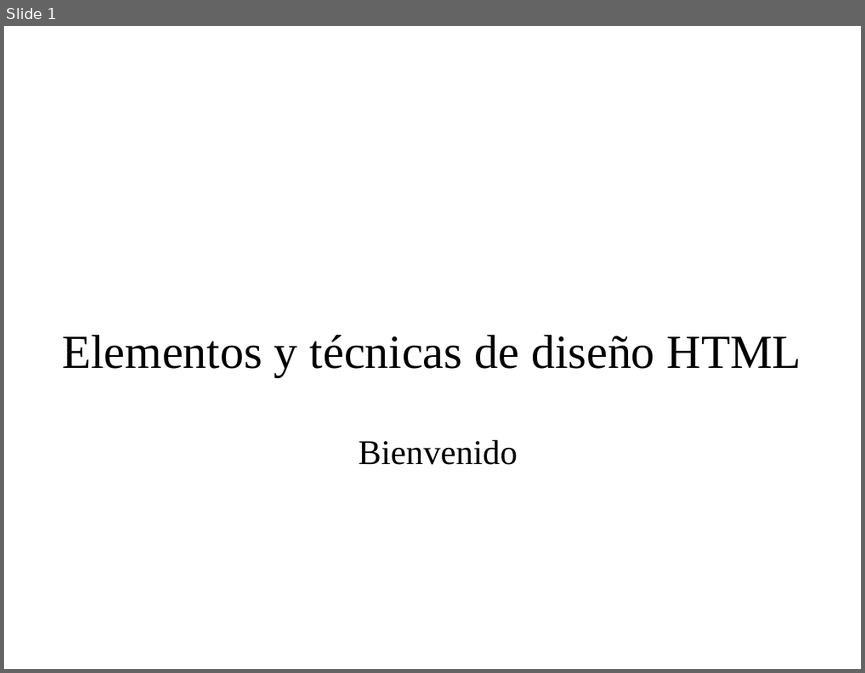
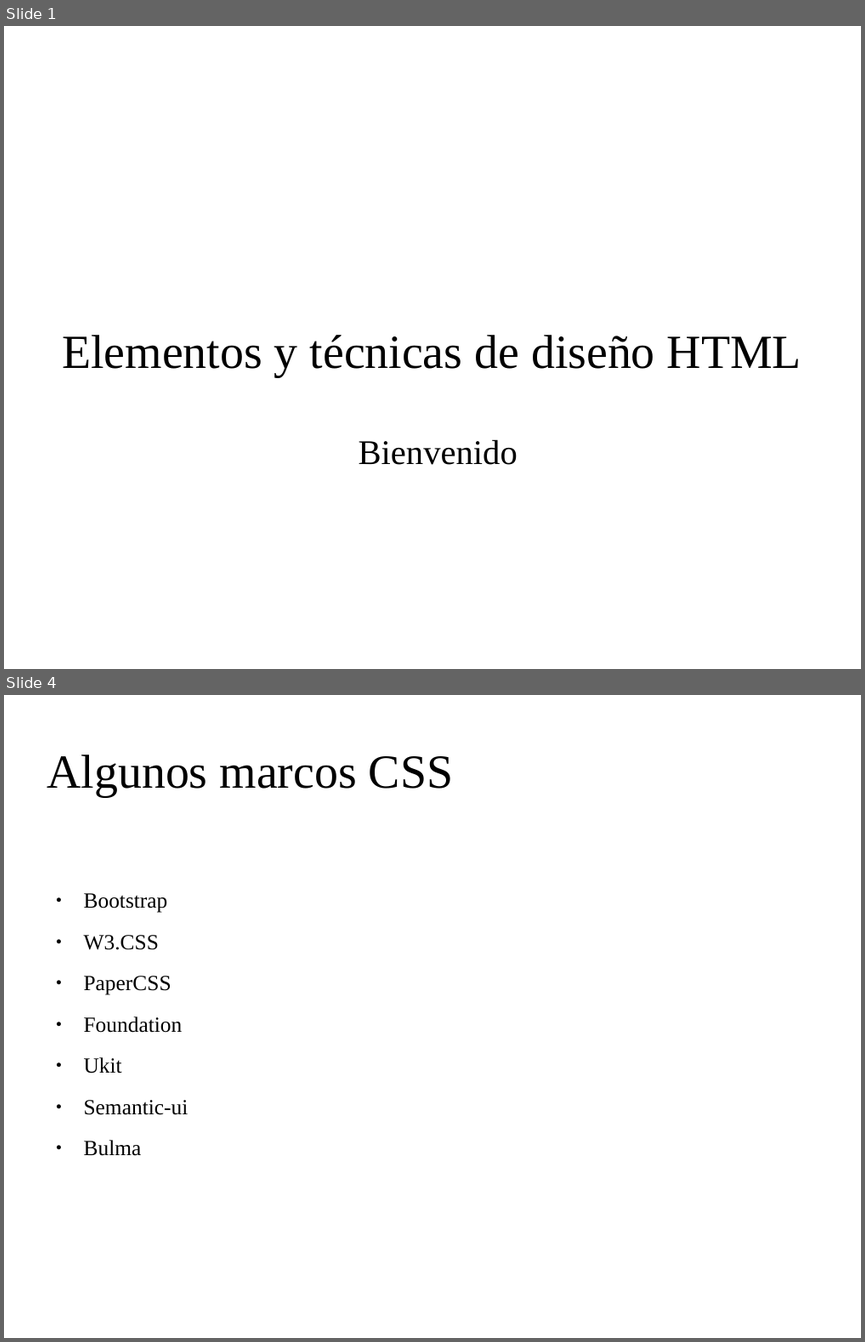
Before and after one commit to codefuncode/Curso-de-HTML-2020, a slide deck: 01-Tutorial-HTML/025-Elementos-y-tecnicas-de-diseno-HTML/025-Elementos-y-tecnicas-de-diseno-HTML.odp. Shown one above the other, each under a label of ours: slide 1 before the commit, slides 1 and 4 after it; the slides between them are not shown. The pictures are 865x673 and 865x1342 pixels, drawn with LibreOffice and Linux fonts; fonts in the diff are those of the drawing; background and template pictures are left out. Boxes give left, top, right and bottom in pixels: in the first picture for what was removed or moved away, otherwise in the second. Text is boxed around its words. In the diff, an @@ line names an element or a change of style, - is before the commit and + after.

```diff
--- a/01-Tutorial-HTML/025-Elementos-y-tecnicas-de-diseno-HTML/025-Elementos-y-tecnicas-de-diseno-HTML.odp
+++ b/01-Tutorial-HTML/025-Elementos-y-tecnicas-de-diseno-HTML/025-Elementos-y-tecnicas-de-diseno-HTML.odp
@@ slide 4 added at box(4, 695, 861, 1338), background picture (left out) @@
@@ title added at box(46, 755, 453, 797), 44 pt, text #000000 @@
+Algunos marcos CSS
@@ text added at box(84, 893, 188, 1156), 20 pt, text #000000 @@
+● Bootstrap
+● W3.CSS
+● PaperCSS
+● Foundation
+● Ukit
+● Semantic-ui
+● Bulma
```
Also in this commit, not shown: 6 other slides added, 4 slides removed, 18 other files.
